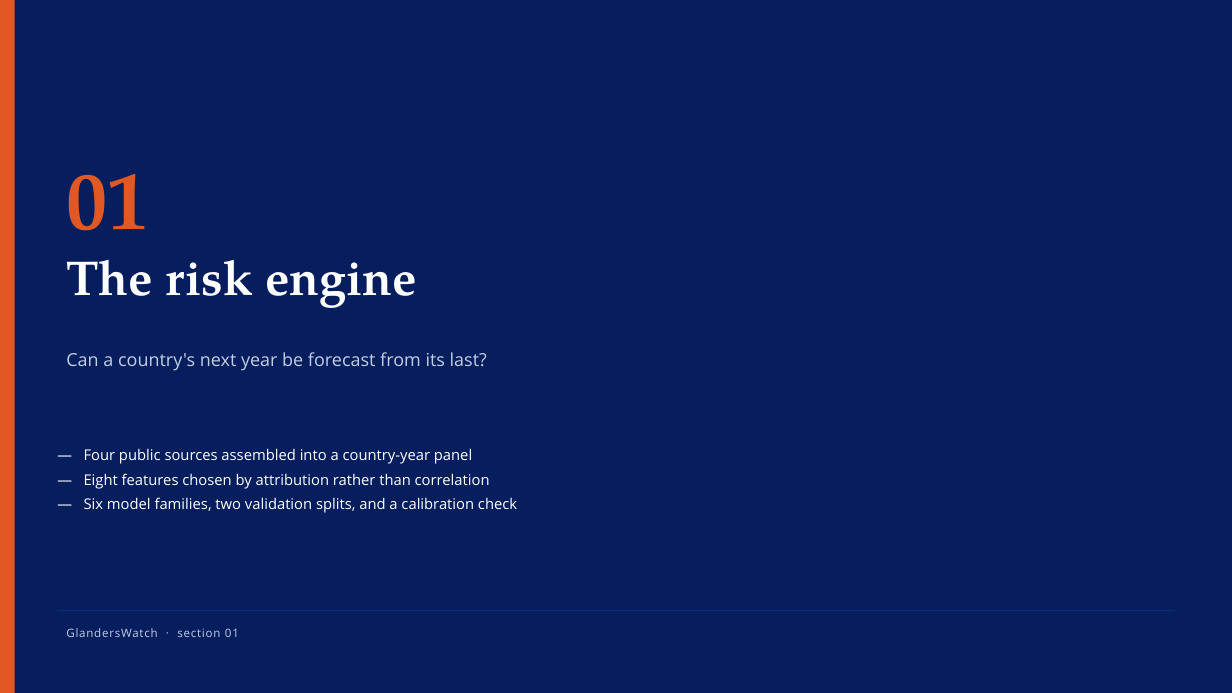
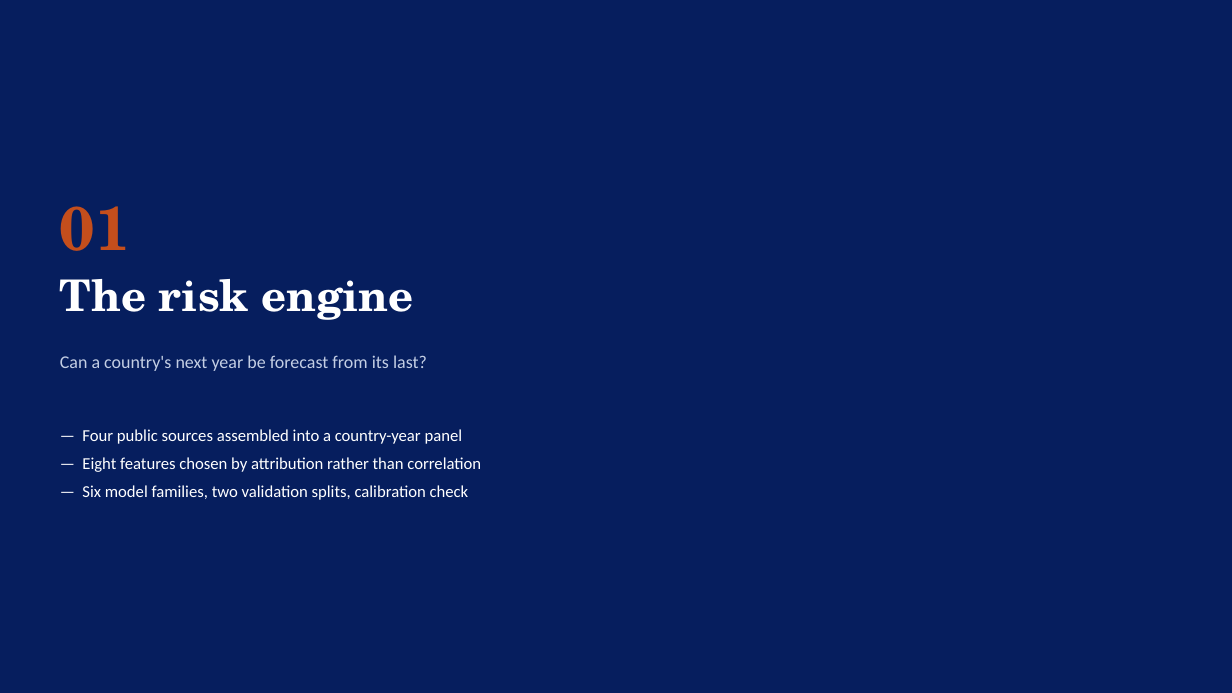
Before and after one commit to YuvrajSingh-mist/glandersWatch, a slide deck: slide 8 of slides/GlandersWatch_Deck.pptx. Drawn at 1232x693 pixels with LibreOffice and Linux fonts; fonts in the diff are those of the drawing. Boxes give left, top, right and bottom in pixels: in the first picture for what was removed or moved away, otherwise in the second. Text is boxed around its words. In the diff, an @@ line names an element or a change of style, - is before the commit and + after.

Commit message:
Simplify deck design and use report-exported figures only
Replace decorative pipeline art with charts cropped from Final_v2,
flatten the visual style to white slides with navy accents, and keep
IIIT logo as the only non-report image.

```diff
--- a/slides/GlandersWatch_Deck.pptx
+++ b/slides/GlandersWatch_Deck.pptx
@@ rectangle removed at [0,0,15,693] @@
@@ text "01": place and size @@
-text "01" at [66,174,148,231]
+text "01" at [60,206,131,251]
@@ text "01" at [60,206,131,251]: size 64 to 48 pt, font TeX Gyre Pagella to TeX Gyre Schola, text colour #E25822 to #C44E1C @@
@@ text "The risk engine": place and size @@
-text "The risk engine" at [66,260,417,308]
+text "The risk engine" at [60,279,413,320]
@@ text "The risk engine" at [60,279,413,320]: size 38 to 34 pt, font TeX Gyre Pagella to TeX Gyre Schola @@
@@ text "Can a country's next year ..." at [60,355,427,371]: font Open Sans to Calibri @@
@@ text "— Four public sources assembled ...": place and size @@
-text "— Four public sources assembled ..." at [84,448,517,513]
+text "— Four public sources assembled ..." at [82,429,481,500]
@@ text at [82,429,481,472]: size 11.5 to 13 pt, font Open Sans to Calibri in "— Four public sources assembled into a ...", "— Eight features chosen by attribution rather ..."; more space between paragraphs @@
@@ text at [82,485,469,500]: text changed; size 11.5 to 13 pt; font Open Sans to Calibri @@
-— Six model families, two validation splits, and a calibration check
+— Six model families, two validation splits, calibration check
@@ rectangle removed at [57,610,1175,611] @@
@@ text removed at [66,628,239,637] @@
-GlandersWatch · section 01
```
Also in this commit, not shown: 16 other slides changed, 6 slides added, 7 slides removed, 14 other files.
